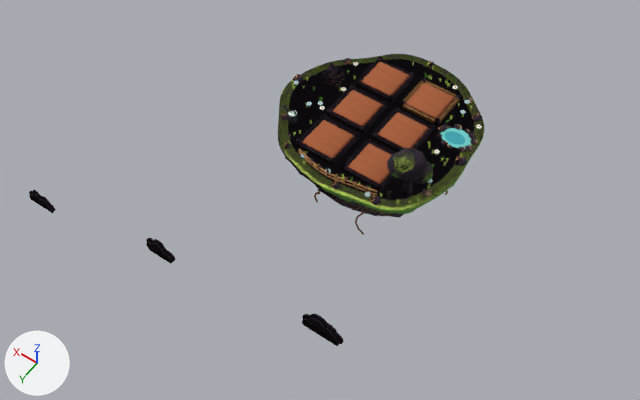
Before and after pictures for a commit that changed the glTF model public/models/garden.glb.
Before and after are seen from a camera (50 mm lens) standing at (-11.86, 20.61, 25.82) and looking at (0.52, 3.28, -1.4). Every picture has the same lights, and +X, +Y and +Z are marked at lower left. The picture after the commit comes second. Where no turn or scale is listed for an object, it has been applied to the vertices.

The older version as bpy lines, for what is in view:
```python
me_environment_grass_0 = bpy.data.meshes.new('environment.grass.0')
me_environment_grass_0.from_pydata(...)  # 1667 vertices, 2098 faces; spans x -1.38..6.69, y -4.29..3.71, z -0.16..2.19
me_environment_grass_0.materials.append(mat_environment_grass_0)  # green #b8d35a
me_environment_soil_0 = bpy.data.meshes.new('environment.soil.0')
me_environment_soil_0.from_pydata(...)  # 936 vertices, 1800 faces; spans x -0.69..2.79, y -0.25..5.15, z -0.1..0.1
me_environment_soil_0.materials.append(mat_environment_soil_0)  # brown #a65d38
me_outline_60 = bpy.data.meshes.new('outline-60')
me_outline_60.from_pydata(...)  # 717 vertices, 1410 faces; spans x -3.85..4.22, y -4.11..3.89, z -5.08..0.48
me_outline_60.materials.append(mat_ink_press_ink)  # dark purple #2b1e2e
ob_environment_grass_0 = bpy.data.objects.new('environment.grass.0', me_environment_grass_0)
ob_environment_grass_0.location = (-2.47, 0.17, 0.57)
ob_environment_soil_0 = bpy.data.objects.new('environment.soil.0', me_environment_soil_0)
ob_environment_soil_0.location = (-1.05, -2.45, 0.63)
ob_outline_60 = bpy.data.objects.new('outline-60', me_outline_60)
ob_outline_60.location = (0.0, 0.0, 0.0)
# also in view: 'outline-35' at (0.18, -0.14, 1.56)
```
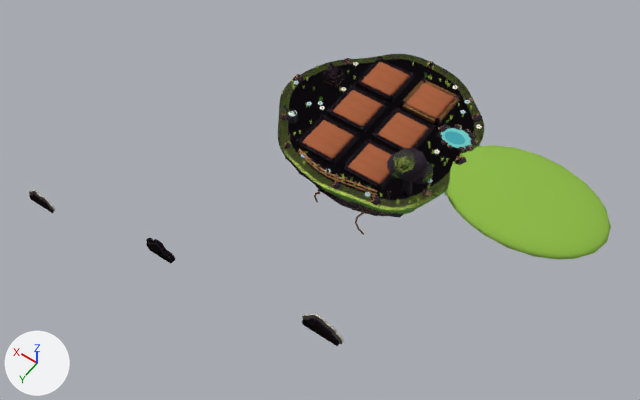
Edits to the bpy script that builds the scene:
```text
Add me_icosphere_051:
    me_icosphere_051.from_pydata(...)  # an icosphere of 320 faces spanning x -3.25..3.25, y -2.25..2.25, z -0.55..0.55
    me_icosphere_051.materials.append(mat_environment_grass_1)  # green #8dba43
Add ob_chunk_west_grass:
    ob_chunk_west_grass = bpy.data.objects.new('chunk-west-grass', me_icosphere_051)
    ob_chunk_west_grass.location = (-6.3, 0.0, 0.26)
```

Changed parts and their boxes [x1, y1, x2, y2] in the pictures (640 x 400 px):
'chunk-west-grass', added (green): after [445, 145, 611, 259]
